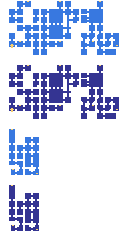
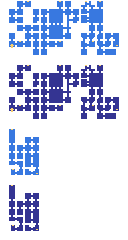
Two versions of the same layered image (w=128, h=240). Layer-by-layer changes:
painted on "map_2.png" over [81, 1, 95, 73]
